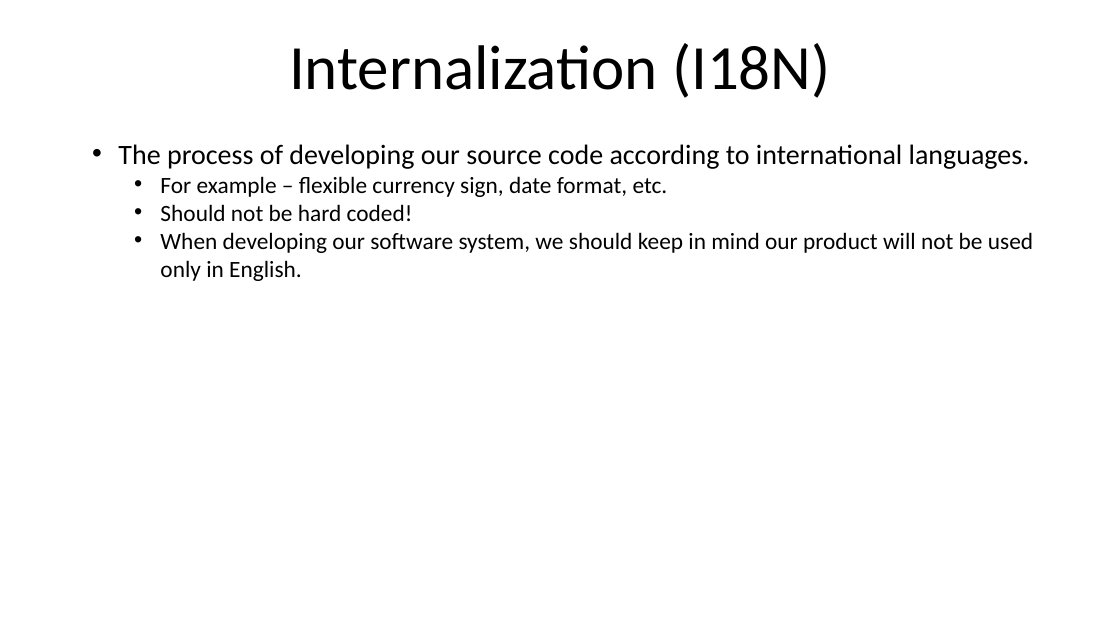
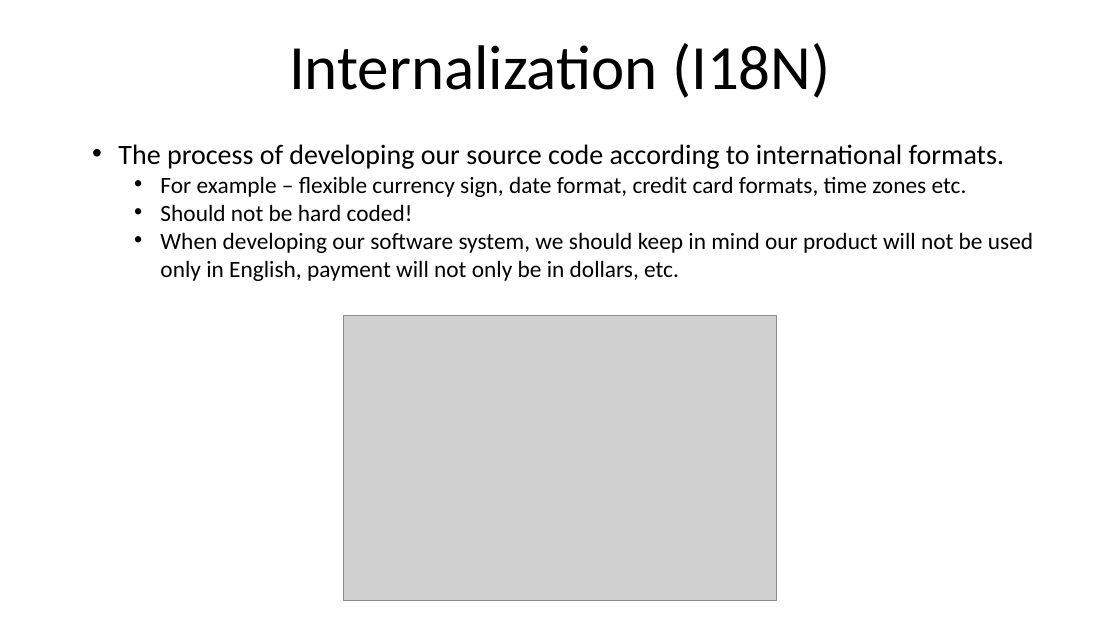
Before and after one commit to itaitzruia4/Workshop, a slide deck: slide 3 of docs/globalization.pptx. Drawn at 1120x630 pixels with LibreOffice and Linux fonts; fonts in the diff are those of the drawing; grey boxes stand for pictures. Boxes give left, top, right and bottom in pixels: in the first picture for what was removed or moved away, otherwise in the second. Text is boxed around its words. In the diff, an @@ line names an element or a change of style, - is before the commit and + after.

```diff
--- a/docs/globalization.pptx
+++ b/docs/globalization.pptx
@@ text at (118,144,1004,197): text changed; size 24 to 20 pt @@
-• The process of developing our source code according to international languages.
-  • For example – flexible currency sign, date format, etc.
+• The process of developing our source code according to international formats.
+  • For example – flexible currency sign, date format, credit card formats, time zones etc.
@@ text at (160,232,1033,281): text changed @@
-  • When developing our software system, we should keep in mind our product will not be used only in English.
+  • When developing our software system, we should keep in mind our product will not be used only in English, payment will not only be in dollars, etc.
@@ picture added at (344,315,777,601) @@
```
Also in this commit, not shown: 1 other slide changed, 3 slides added, 1 other file.
